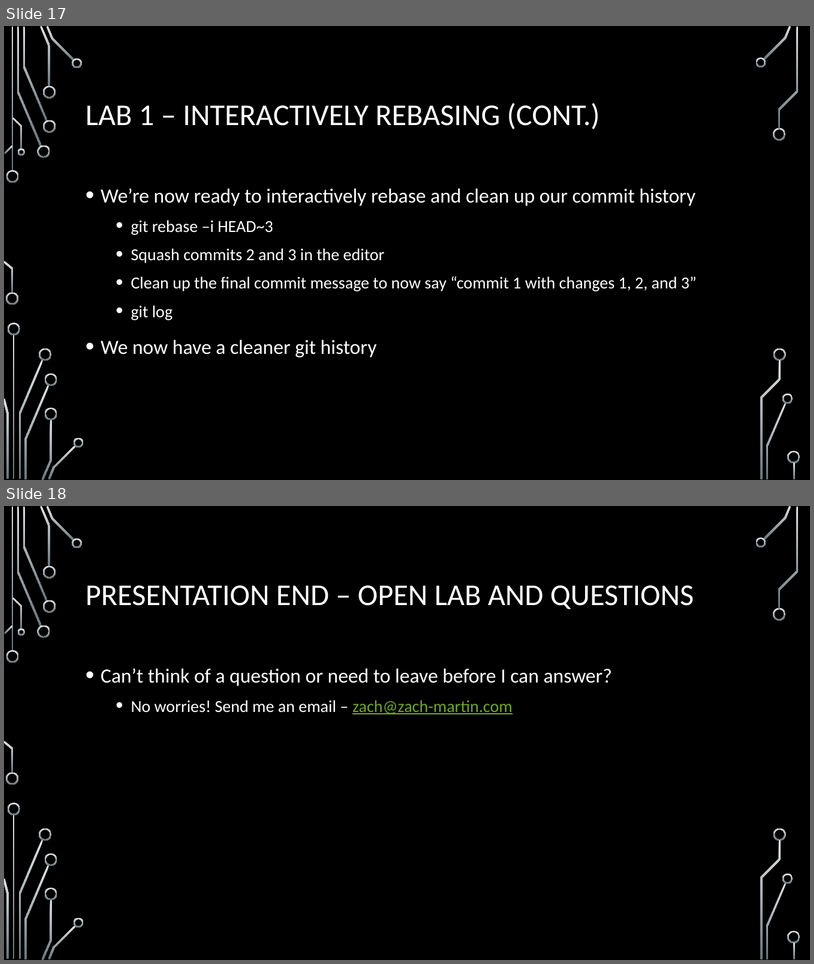
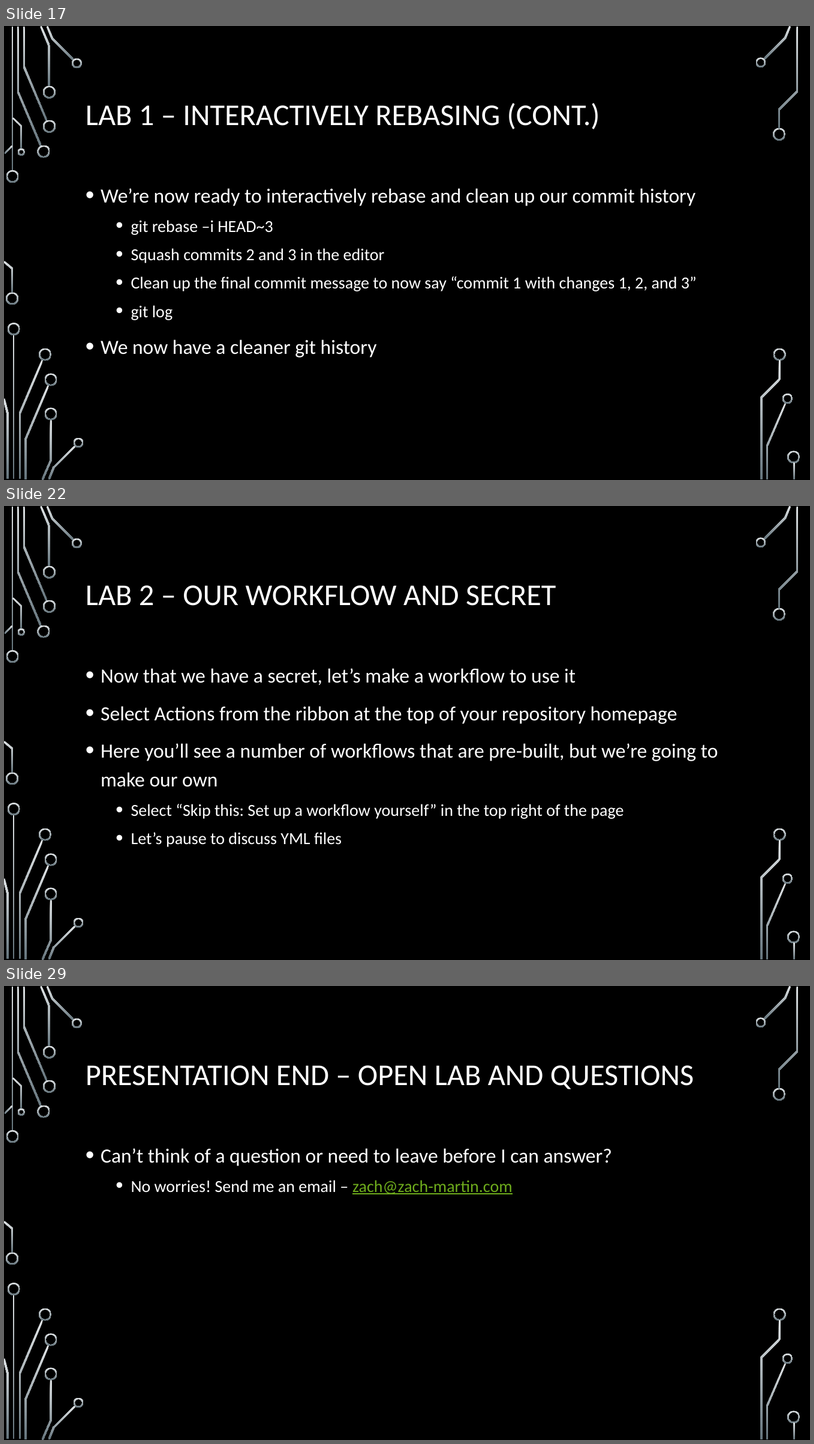
Before and after one commit to onideus/github-101-website, a slide deck: resources/Advanced github topics.pptx. Shown one above the other, each under a label of ours: slides 17 and 18 before the commit, slides 17, 22 and 29 after it; the slides between them are not shown. The pictures are 814x964 and 814x1444 pixels, drawn with LibreOffice and Linux fonts; fonts in the diff are those of the drawing; background and template pictures are left out. Boxes give left, top, right and bottom in pixels: in the first picture for what was removed or moved away, otherwise in the second. Text is boxed around its words. In the diff, an @@ line names an element or a change of style, - is before the commit and + after.

```diff
--- a/resources/Advanced github topics.pptx
+++ b/resources/Advanced github topics.pptx
@@ slide 22 added at box(4, 506, 810, 960), background picture (left out); not listed: 36 template elements that a slide beside it also shows @@
@@ title added at box(86, 585, 556, 606), 36 pt, text #FFFFFF @@
+LAB 2 – OUR WORKFLOW AND SECRET
@@ text added at box(101, 668, 719, 847), 24 pt, text #FFFFFF @@
+• Now that we have a secret, let’s make a workflow to use it
+• Select Actions from the ribbon at the top of your repository homepage
+• Here you’ll see a number of workflows that are pre-built, but we’re going to make our own
+  • Select “Skip this: Set up a workflow yourself” in the top right of the page
+  • Let’s pause to discuss YML files
@@ what was slide 18 is now slide 29 @@
```
Also in this commit, not shown: 10 other slides added, 2 other files.
